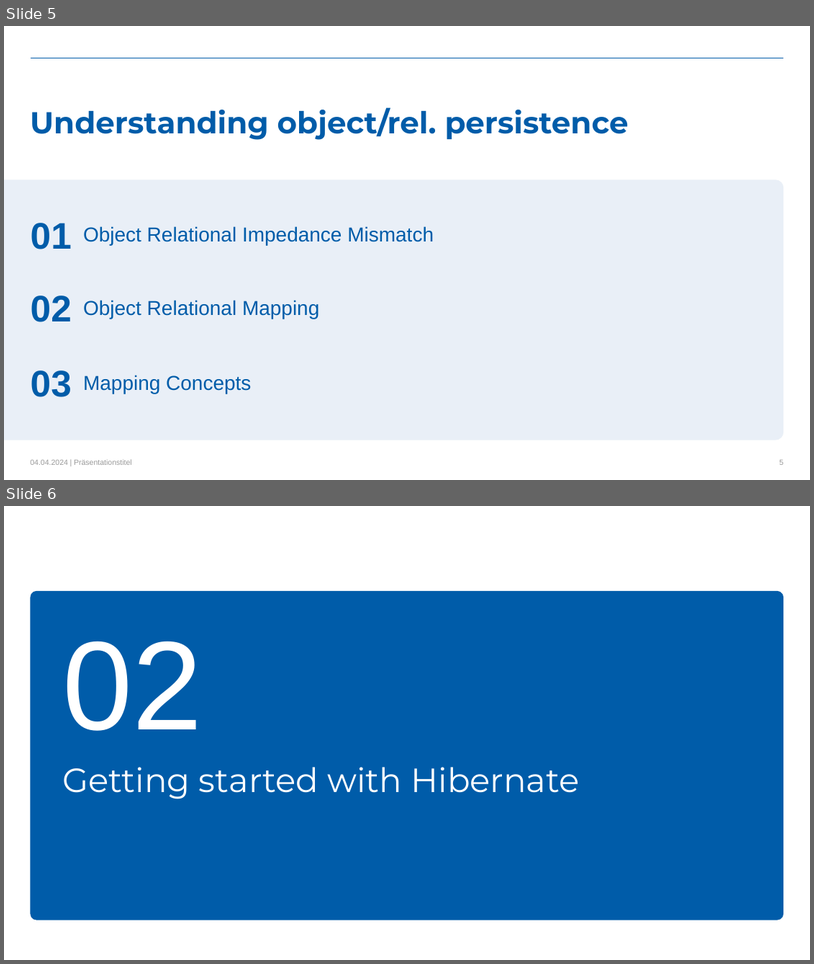
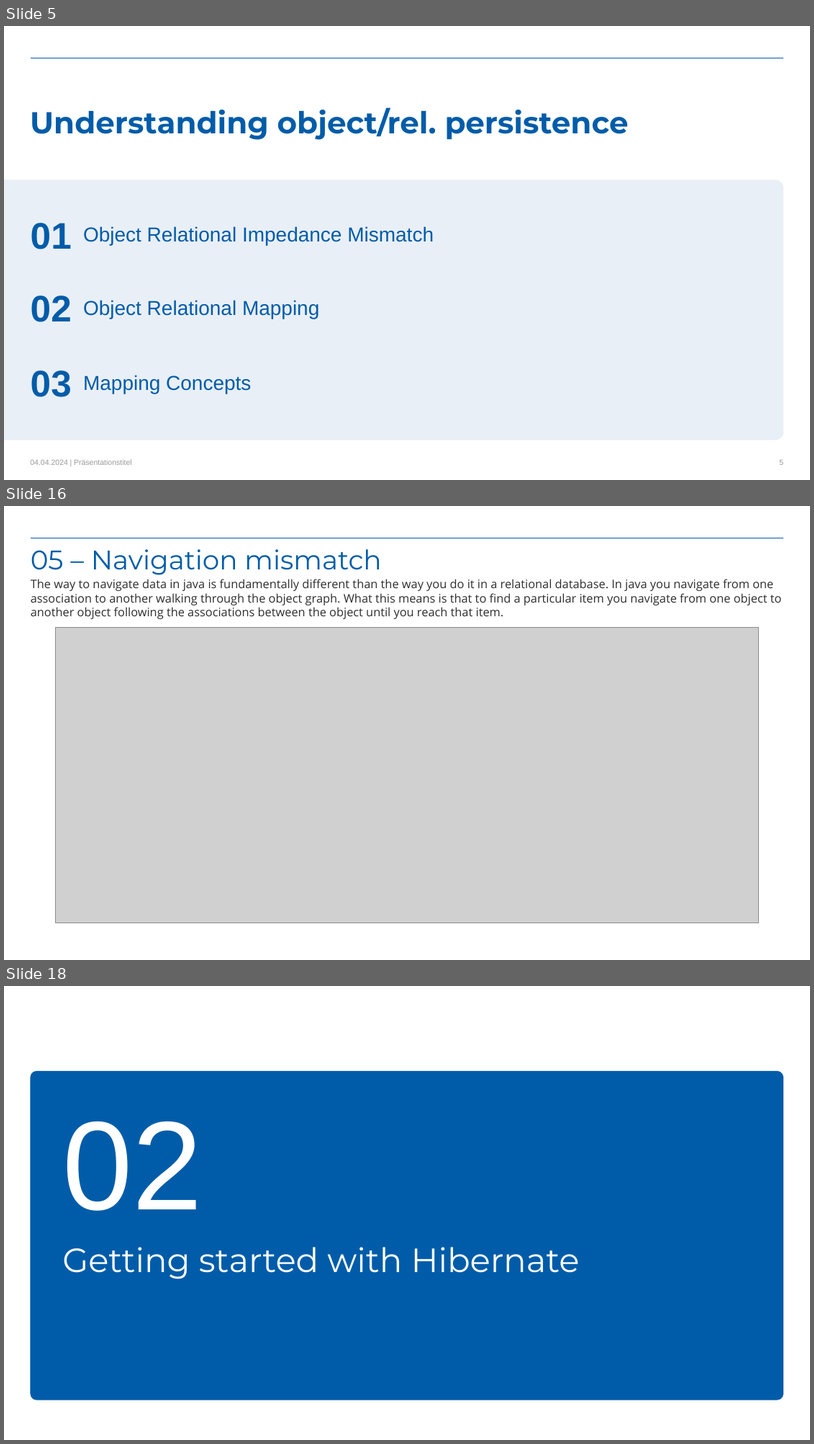
Before and after one commit to kovacivo/hibernate_basics, a slide deck: Hibernate_training-level_basic.pptx. Shown one above the other, each under a label of ours: slides 5 and 6 before the commit, slides 5, 16 and 18 after it; the slides between them are not shown. The pictures are 814x964 and 814x1444 pixels, drawn with LibreOffice and Linux fonts; fonts in the diff are those of the drawing; grey boxes stand for pictures; background and template pictures are left out. Boxes give left, top, right and bottom in pixels: in the first picture for what was removed or moved away, otherwise in the second. Text is boxed around its words. In the diff, an @@ line names an element or a change of style, - is before the commit and + after.

```diff
--- a/Hibernate_training-level_basic.pptx
+++ b/Hibernate_training-level_basic.pptx
@@ slide 16 added at box(4, 506, 810, 960), background #FFFFFF; not listed: 1 template element that a slide beside it also shows @@
@@ title added at box(31, 549, 381, 575), 32 pt, text #005CA9 @@
+05 – Navigation mismatch
@@ text added at box(31, 579, 782, 619), 14 pt, text #2E2E2E @@
+The way to navigate data in java is fundamentally different than the way you do it in a relational database. In java you navigate from one association to another walking through the object graph. What this means is that to find a particular item you navigate from one object to another object following the associations between the object until you reach that item.
@@ picture added at box(55, 627, 759, 922) @@
@@ what was slide 6 is now slide 18 @@
```
Also in this commit, not shown: 2 slides changed, 24 other slides added.
